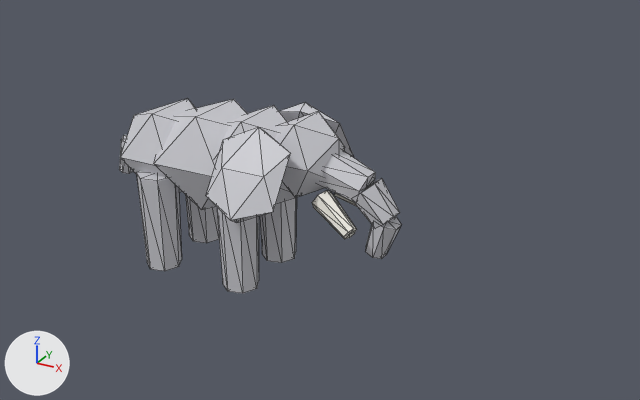
A saved change to the glTF model public/studio/v2.15.0/d_elephant/model.glb.
Before and after are seen from a 50 mm lens placed at (6.94, -9.61, 6.11), pointed at (1.56, 0.18, 1.21). The axes (+X, +Y, +Z) are drawn at lower left. The lights are the same throughout. The first picture is the older version. Mesh edges are drawn as thin lines. Where no turn or scale is listed for an object, it has been applied to the vertices.

Objects in the first picture: 'part0', 'part1', 'part12', 'part13', 'part14', 'part15', 'part2', 'part3', 'part4', 'part5', 'part6', 'part7', 'part8' and 3 more.
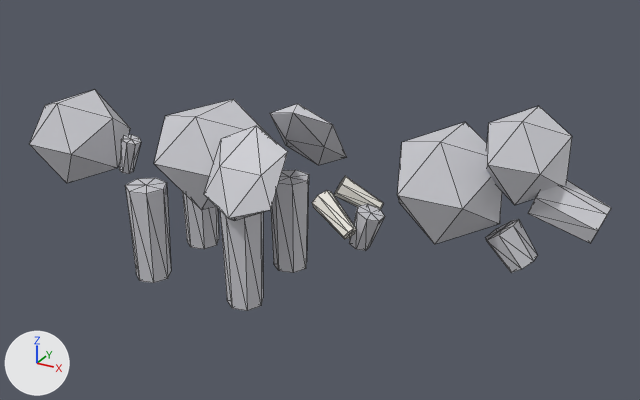
Pixel boxes [x1, y1, x2, y2] of what changed, in the pictures (640 x 400 px):
'part2', moved
    before: [216, 105, 295, 204]
    after: [397, 122, 502, 244]
'part3', moved
    before: [275, 112, 345, 198]
    after: [486, 106, 572, 205]
'part0', moved
    before: [120, 98, 195, 192]
    after: [29, 90, 130, 183]
'part15', moved
    before: [136, 171, 182, 271]
    after: [125, 178, 171, 283]
'part4', moved
    before: [319, 149, 375, 203]
    after: [528, 180, 611, 243]
'part12', moved
    before: [260, 197, 297, 263]
    after: [271, 170, 309, 273]
'part13', moved
    before: [217, 207, 259, 293]
    after: [220, 211, 263, 311]
'part5', moved
    before: [354, 179, 400, 228]
    after: [486, 219, 538, 273]
'part6', moved
    before: [365, 216, 402, 259]
    after: [349, 204, 385, 251]
'part7', unchanged, uncovered by the edit
    before: [279, 102, 353, 156]
    after: [270, 104, 347, 165]

Patch to the scene script:
```diff
--- a/public/studio/v2.15.0/d_elephant/model.glb.py
+++ b/public/studio/v2.15.0/d_elephant/model.glb.py
@@ me_geometry_0 @@
-me_geometry_0.from_pydata(...)  # 12 vertices, 20 faces; spans x -1.466..-0.094, y -0.664..0.664, z 0.971..2.253
+me_geometry_0.from_pydata(...)  # 12 vertices, 20 faces; spans x -3.252..-1.881, y -0.664..0.664, z 0.851..2.134
+# me_geometry_0 part 1: the whole mesh is moved by (-1.787, 0.0, -0.119)
 me_geometry_0.materials.append(mat_defaultmaterial)
@@ me_geometry_2 @@
-me_geometry_2.from_pydata(...)  # 12 vertices, 20 faces; spans x 0.038..1.366, y -0.664..0.664, z 1.052..2.38
+me_geometry_2.from_pydata(...)  # 12 vertices, 20 faces; spans x 2.816..4.143, y -0.664..0.664, z 1.258..2.585
+# me_geometry_2 part 2: the whole mesh is moved by (2.778, 0.0, 0.206)
 me_geometry_2.materials.append(mat_defaultmaterial_002)
@@ me_geometry_3 @@
-me_geometry_3.from_pydata(...)  # 12 vertices, 20 faces; spans x 0.969..1.943, y -0.509..0.509, z 1.415..2.433
+me_geometry_3.from_pydata(...)  # 12 vertices, 20 faces; spans x 3.907..4.88, y -0.509..0.509, z 1.94..2.957
+# me_geometry_3 part 3: the whole mesh is moved by (2.938, 0.0, 0.525)
 me_geometry_3.materials.append(mat_defaultmaterial_003)
@@ me_geometry_4 @@
-me_geometry_4.from_pydata(...)  # 16 vertices, 28 faces; spans x 1.511..2.414, y -0.292..0.292, z 1.382..2.126
+me_geometry_4.from_pydata(...)  # 16 vertices, 28 faces; spans x 4.493..5.395, y -0.292..0.292, z 1.516..2.26
+# me_geometry_4 part 4: the whole mesh is moved by (2.981, 0.0, 0.134)
 me_geometry_4.materials.append(mat_defaultmaterial_004)
@@ me_geometry_5 @@
-me_geometry_5.from_pydata(...)  # 16 vertices, 28 faces; spans x 2.149..2.791, y -0.238..0.238, z 1.099..1.75
+me_geometry_5.from_pydata(...)  # 16 vertices, 28 faces; spans x 3.982..4.624, y -0.238..0.238, z 0.929..1.58
+# me_geometry_5 part 5: the whole mesh is moved by (1.832, 0.0, -0.17)
 me_geometry_5.materials.append(mat_defaultmaterial_005)
@@ me_geometry_6 @@
-me_geometry_6.from_pydata(...)  # 16 vertices, 28 faces; spans x 2.352..2.822, y -0.193..0.193, z 0.687..1.282
+me_geometry_6.from_pydata(...)  # 16 vertices, 28 faces; spans x 2.111..2.581, y -0.193..0.193, z 0.749..1.344
+# me_geometry_6 part 6: the whole mesh is moved by (-0.241, 0.0, 0.062)
 me_geometry_6.materials.append(mat_defaultmaterial_006)
@@ me_geometry_12 @@
-me_geometry_12.from_pydata(...)  # 16 vertices, 28 faces; spans x 0.407..0.975, y 0.228..0.812, z 0.0..1.43
+me_geometry_12.from_pydata(...)  # 16 vertices, 28 faces; spans x 0.541..1.109, y 0.332..0.915, z -0.182..1.248
+# me_geometry_12 part 7: the whole mesh is moved by (0.134, 0.103, -0.182)
 me_geometry_12.materials.append(mat_defaultmaterial_012)
@@ me_geometry_13 @@
-me_geometry_13.from_pydata(...)  # 16 vertices, 28 faces; spans x 0.407..0.975, y -0.812..-0.228, z 0.0..1.43
+me_geometry_13.from_pydata(...)  # 16 vertices, 28 faces; spans x 0.541..1.109, y -0.915..-0.332, z -0.182..1.248
+# me_geometry_13 part 8: the whole mesh is moved by (0.134, -0.103, -0.182)
 me_geometry_13.materials.append(mat_defaultmaterial_013)
@@ me_geometry_15 @@
-me_geometry_15.from_pydata(...)  # 16 vertices, 28 faces; spans x -0.945..-0.377, y -0.812..-0.228, z 0.0..1.43
+me_geometry_15.from_pydata(...)  # 16 vertices, 28 faces; spans x -1.079..-0.511, y -0.915..-0.332, z -0.182..1.248
+# me_geometry_15 part 9: the whole mesh is moved by (-0.134, -0.103, -0.182)
 me_geometry_15.materials.append(mat_defaultmaterial_015)
```
